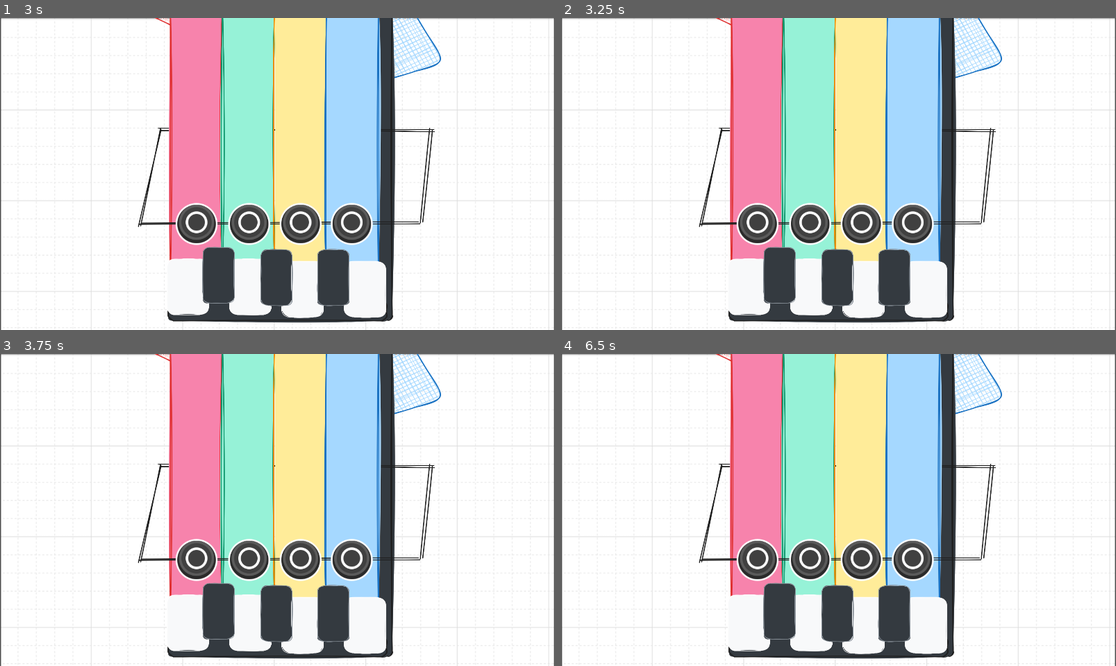
Above: before the commit, frames 1-4 (two rows, left to right).
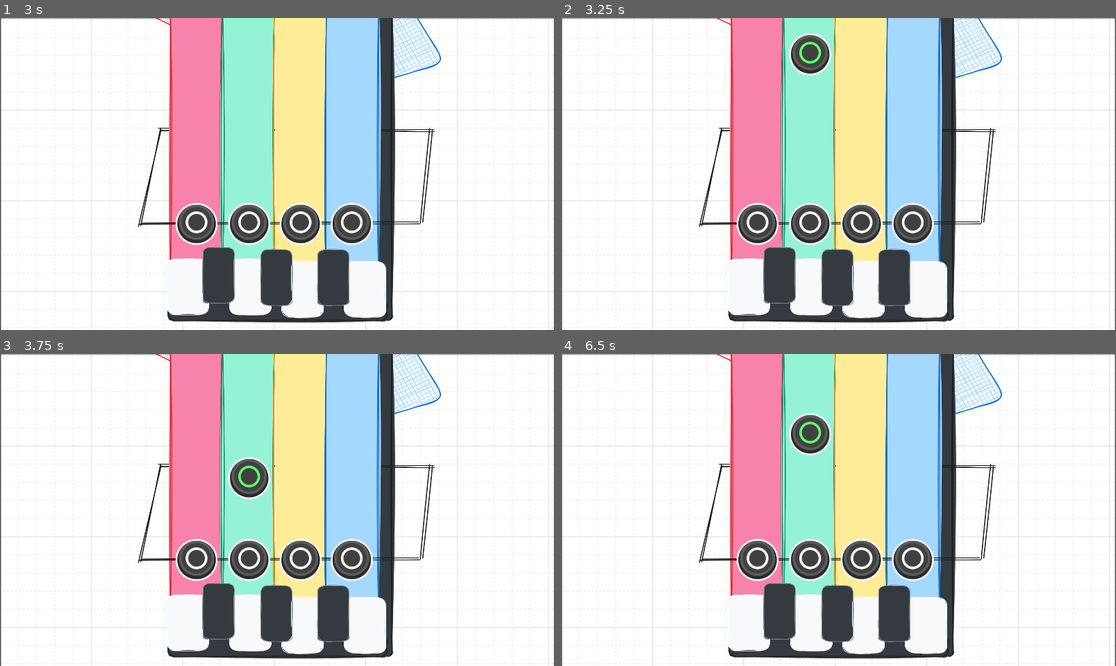
Above: after the commit, the same moments.

Repository: luiz-couto/encore
Game: Godot game, scene res://scenes/game.tscn
Two runs of this game, one before a commit and one after it. Both use one fixed random seed, a clock stepped at 60 frames per second and the inputs below.
Inputs:
- Up to frame 1 (3 s): tap Enter at 0.5, 2 s; tap Space at 1.25, 2.75 s
- Up to frame 2 (3.25 s): no input
- Up to frame 3 (3.75 s): no input
- Up to frame 4 (6.5 s): tap Enter at 5.75 s

Frame 1 is identical in both runs. In frame 2, 0.8% of the frame differs, in the area x 41-49%, y 4-19%; in frame 3, 0.8%; in frame 4, 0.8%.

Commit message:
note spawn

Diff:
--- a/encore/scenes/game.tscn
+++ b/encore/scenes/game.tscn
@@ -1,10 +1,12 @@
 [gd_scene format=3 uid="uid://dgyatpwpv6grd"]
 
+[ext_resource type="Script" uid="uid://bpn3xgvir8p7b" path="res://scripts/game.gd" id="1_lbhrr"]
 [ext_resource type="Texture2D" uid="uid://b1sogm3wklvdx" path="res://assets/board/background.png" id="2_yqjtg"]
 [ext_resource type="Texture2D" uid="uid://vyaxvn7kw74s" path="res://assets/board/main-board-2.svg" id="3_lbhrr"]
 [ext_resource type="PackedScene" uid="uid://cv1puod0pb0p1" path="res://scenes/button.tscn" id="3_lnu2h"]
 
 [node name="Game" type="Node2D" unique_id=1978774684]
+script = ExtResource("1_lbhrr")
 
 [node name="Background" type="Sprite2D" parent="." unique_id=2090108577]
 z_index = -1
@@ -33,3 +35,9 @@
 [node name="Button4" parent="." unique_id=1578098347 instance=ExtResource("3_lnu2h")]
 position = Vector2(1217, 713)
 input = "ui_right"
+
+[node name="Timer" type="Timer" parent="." unique_id=1128094179]
+wait_time = 3.0
+autostart = true
+
+[connection signal="timeout" from="Timer" to="." method="_on_timer_timeout"]
--- /dev/null
+++ b/encore/scripts/game.gd
@@ -0,0 +1,19 @@
+extends Node2D
+
+const NoteScene := preload("res://scenes/note.tscn");
+
+# Called when the node enters the scene tree for the first time.
+func _ready() -> void:
+	pass # Replace with function body.
+
+
+# Called every frame. 'delta' is the elapsed time since the previous frame.
+func _process(delta: float) -> void:
+	pass
+
+
+func _on_timer_timeout() -> void:
+	var noteInstance = NoteScene.instantiate();
+	noteInstance.initialize(1);
+	add_child(noteInstance);
+	pass # Replace with function body.
--- a/encore/scripts/note.gd
+++ b/encore/scripts/note.gd
@@ -1,19 +1,19 @@
 extends Area2D
 
 const SPAWN_Y: float = -16;
-const TARGET_Y: float = 1000;
+const TARGET_Y: float = 1200;
 const DIST_TO_TARGET: float = TARGET_Y - SPAWN_Y;
 
-const LANE_0_X = 600;
+const LANE_0_X = 680;
 const LANE_0_SPAWN = Vector2(LANE_0_X, SPAWN_Y);
 
-const LANE_1_X = 700;
+const LANE_1_X = 862;
 const LANE_1_SPAWN = Vector2(LANE_1_X, SPAWN_Y);
 
-const LANE_2_X = 800;
+const LANE_2_X = 1040;
 const LANE_2_SPAWN = Vector2(LANE_2_X, SPAWN_Y);
 
-const LANE_3_X = 900;
+const LANE_3_X = 1217;
 const LANE_3_SPAWN = Vector2(LANE_3_X, SPAWN_Y);
 
 const positionSelector: Dictionary[int, Vector2] = {
@@ -26,7 +26,7 @@
 var speed: float = 0;
 var hit: bool = false;
 
-func _init(lane: int):
+func initialize(lane: int):
 	position = positionSelector[lane];
 	$AnimatedSprite2D.frame = lane;
 	speed = DIST_TO_TARGET / 2.0;
Not shown, added: encore/scripts/game.gd.uid
